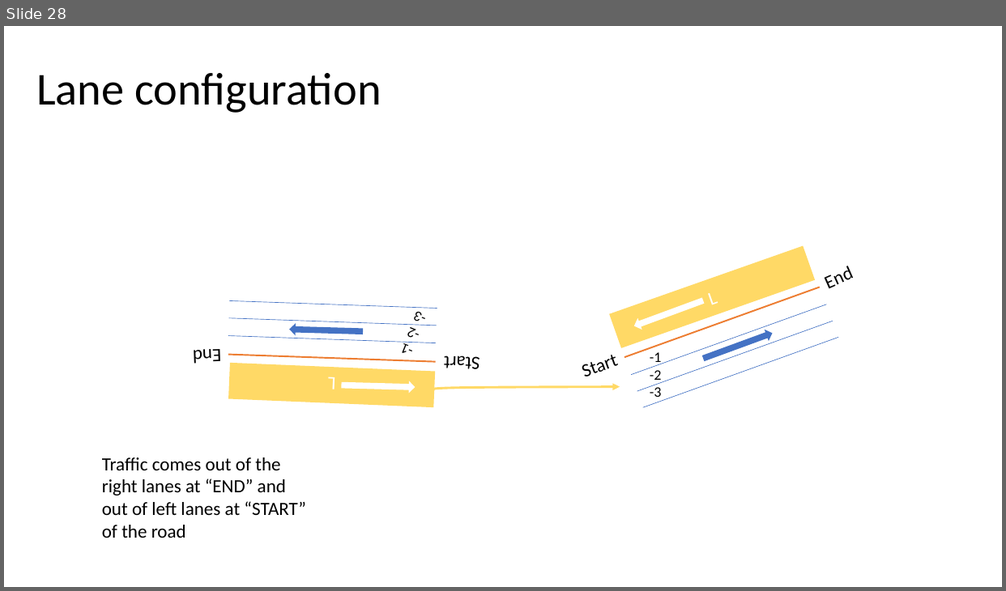
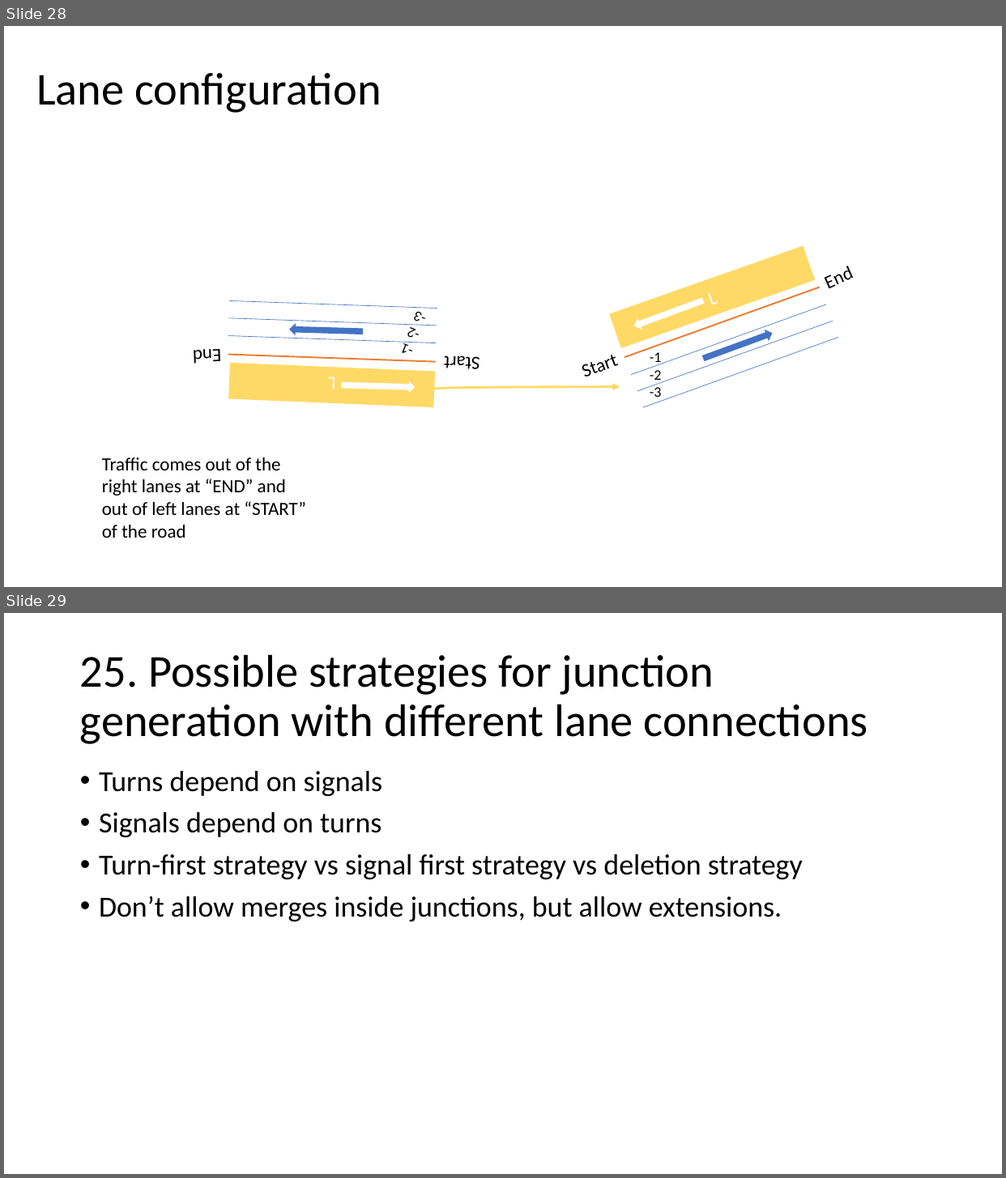
Before and after one commit to AugmentedDesignLab/junction-art, a slide deck: plan/challenges.pptx. Shown one above the other, each under a label of ours: slide 28 before the commit, slides 28 and 29 after it. The pictures are 1006x591 and 1006x1178 pixels, drawn with LibreOffice and Linux fonts; fonts in the diff are those of the drawing. Boxes give left, top, right and bottom in pixels: in the first picture for what was removed or moved away, otherwise in the second. Text is boxed around its words. In the diff, an @@ line names an element or a change of style, - is before the commit and + after.

Commit message:
strategies to generate diff lane configurations in junctions

```diff
--- a/plan/challenges.pptx
+++ b/plan/challenges.pptx
@@ slide 29 added at box(4, 613, 1002, 1174), background #FFFFFF @@
@@ title added at box(80, 654, 868, 744), 44 pt, text #000000 @@
+25. Possible strategies for junction generation with different lane connections
@@ text added at box(99, 771, 803, 922), 28 pt, text #000000 @@
+• Turns depend on signals
+• Signals depend on turns
+• Turn-first strategy vs signal first strategy vs deletion strategy
+• Don’t allow merges inside junctions, but allow extensions.
```
Also in this commit, not shown: 5 other slides added, 4 other files.
